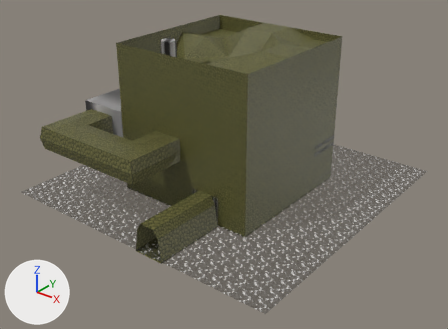
The COLLADA model res/models/cavern/cavern.dae as it was, and as the next commit left it.
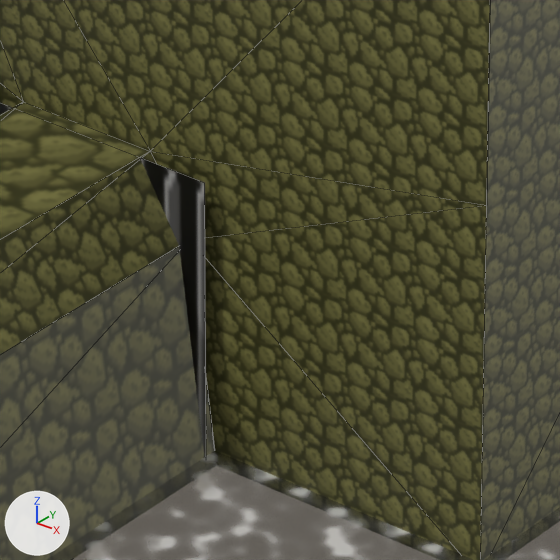
Each version appears first whole from a 50 mm lens placed at (46.9, -60.1, 39.7), pointed at (1.1, -2.8, 4.2), and next in a close-up on the part from 44% to 56% of the width and 55% to 72% of the height. Every picture has the same lights, and +X, +Y and +Z are marked at lower left. The close-ups show mesh edges as thin lines. Where no turn or scale is listed for an object, it has been applied to the vertices.
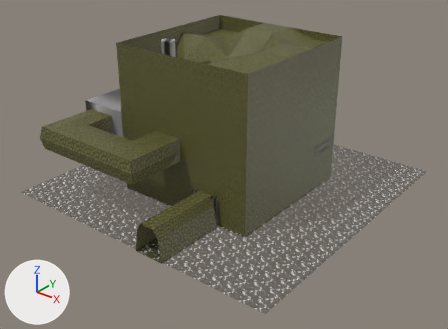
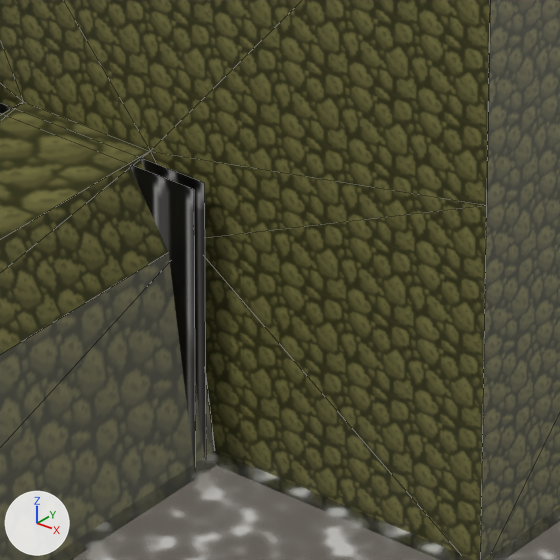
Commit message: update cavern

Changed parts and their boxes [x1, y1, x2, y2] in the close-ups (560 x 560 px):
'Plane.033', reshaped
    before: [0, 103, 206, 458]
    after: [0, 103, 206, 465]
part 1 of me_plane_035, added (black)
    after: [0, 113, 196, 465]

Diff of the bpy script that builds the scene:
```diff
--- a/res/models/cavern/cavern.dae.py
+++ b/res/models/cavern/cavern.dae.py
@@ me_plane_035 @@
 me_plane_035.from_pydata(...)  # 4 vertices, 2 faces; spans x 2.0..6.0, y -10.0, z 0.0..4.0
 # used by ob_plane_033; location = (0.0, -0.2, 0.0)
+# me_plane_035 part 1: the loose piece of 4 vertices spanning x 2.0..6.0, y -10.0, z 0.0..4.0 is copied, and the copy is moved by (0.0, -0.2, 0.0); it spans x 2.0..6.0, y -10.2, z 0.0..4.0
 me_plane_035.materials.append(mat_bars_transparent)
```
